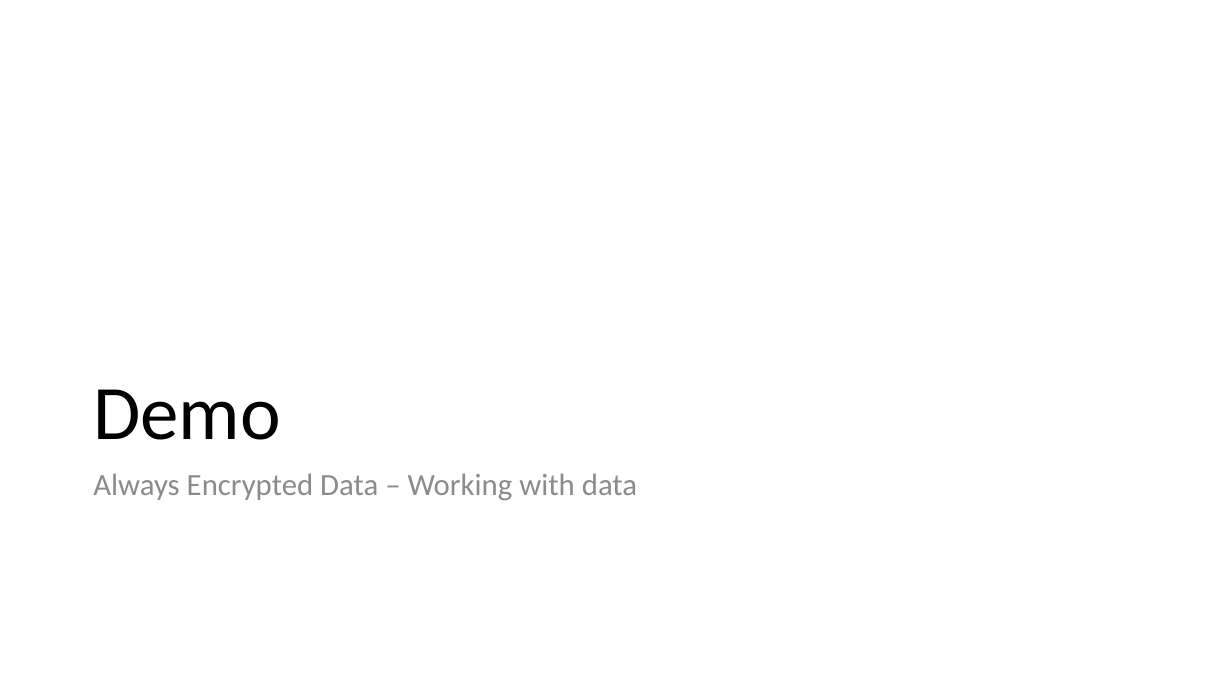
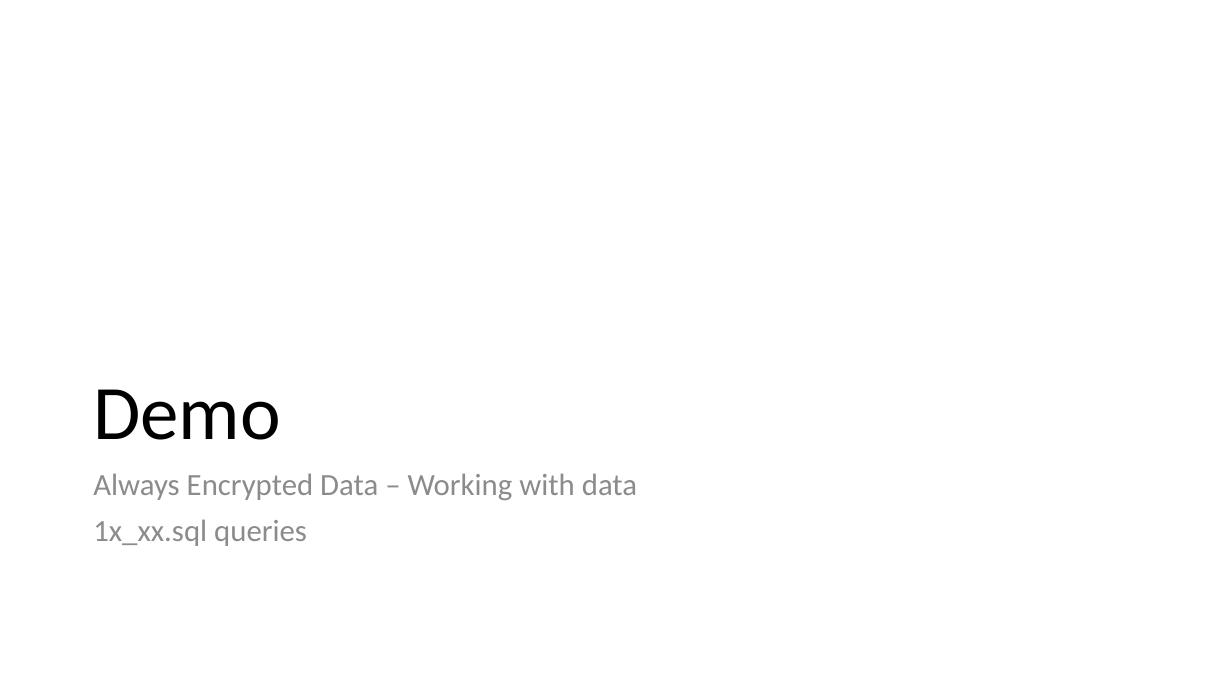
Before and after one commit to way0utwest/EndtoEndAlwaysEncrypted, a slide deck: slide 15 of EndtoEndAlwaysEncrypted.pptx. Drawn at 1232x693 pixels with LibreOffice and Linux fonts; fonts in the diff are those of the drawing. Boxes give left, top, right and bottom in pixels: in the first picture for what was removed or moved away, otherwise in the second. Text is boxed around its words. In the diff, an @@ line names an element or a change of style, - is before the commit and + after.

Commit message:
Demo Updates
App updated to use all varchar and ints - scripts updated. New demo
scripts working for now.

```diff
--- a/EndtoEndAlwaysEncrypted.pptx
+++ b/EndtoEndAlwaysEncrypted.pptx
@@ text at <box>93,519,307,546</box>: paragraph added @@
+1x_xx.sql queries
```
Also in this commit, not shown: 3 other slides changed, 2 slides added, 14 other files.
